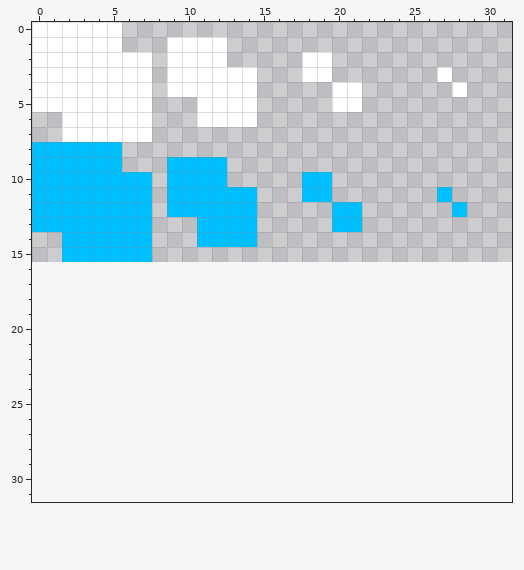
One commit to this pixel-art sprite: games/salvage/res/dust.png. Above: the version before the commit.
The file is 32x16 pixels. The old version is drawn lined up with the new one, on the new canvas.
The result:
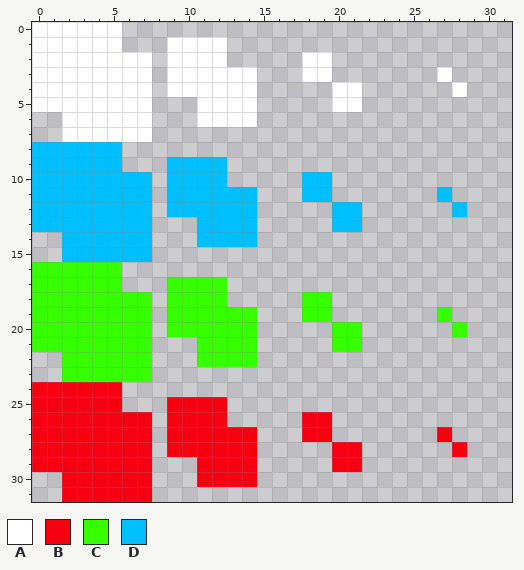
Palette (. is transparent): A #ffffff  B #f60011  C #36ff00  D #00bfff
From old to new:
canvas 32x16 -> 32x32
@@ x 0..31 @@
 15 ..DDDDDD........................
-16 ................................
-17 ................................
-18 ................................
-19 ................................
-20 ................................
-21 ................................
-22 ................................
-23 ................................
-24 ................................
-25 ................................
-26 ................................
-27 ................................
-28 ................................
-29 ................................
-30 ................................
-31 ................................
+16 CCCCCC..........................
+17 CCCCCC...CCCC...................
+18 CCCCCCCC.CCCC.....CC............
+19 CCCCCCCC.CCCCCC...CC.......C....
+20 CCCCCCCC.CCCCCC.....CC......C...
+21 CCCCCCCC...CCCC.....CC..........
+22 ..CCCCCC...CCCC.................
+23 ..CCCCCC........................
+24 BBBBBB..........................
+25 BBBBBB...BBBB...................
+26 BBBBBBBB.BBBB.....BB............
+27 BBBBBBBB.BBBBBB...BB.......B....
+28 BBBBBBBB.BBBBBB.....BB......B...
+29 BBBBBBBB...BBBB.....BB..........
+30 ..BBBBBB...BBBB.................
+31 ..BBBBBB........................
Boxes around the changes in both pictures, in picture pixels (x1, y1, x2, y2):
added: (32, 262, 257, 502)
added: (302, 292, 362, 472)
added: (437, 307, 467, 337)
added: (437, 427, 467, 457)
